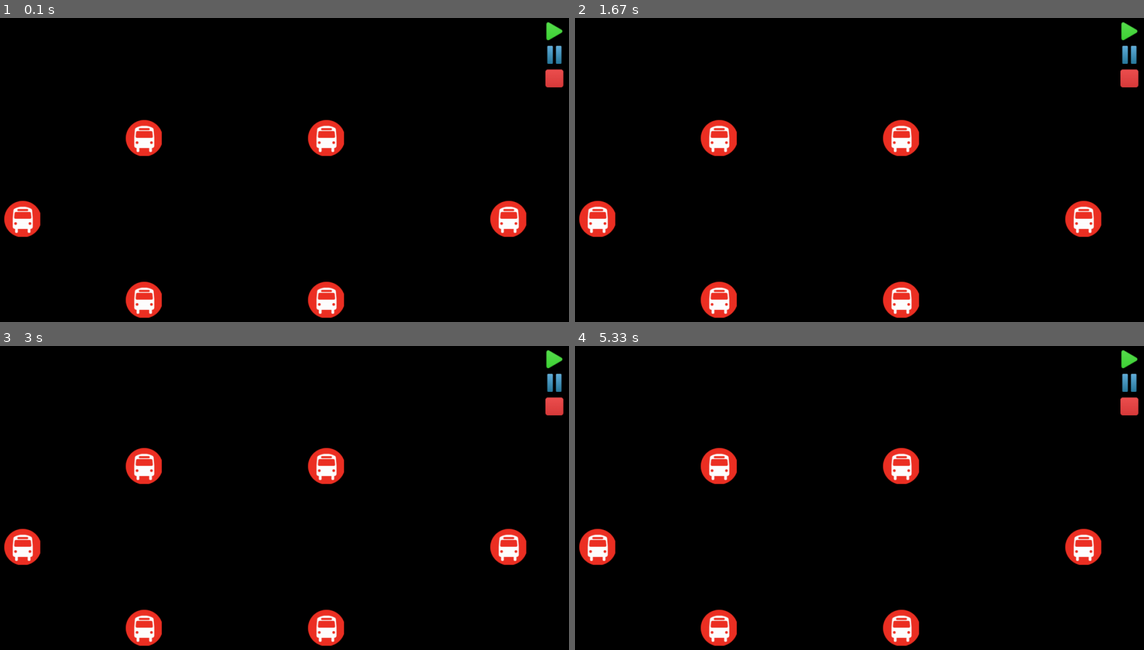
Above: before the commit, frames 1-4 (two rows, left to right).
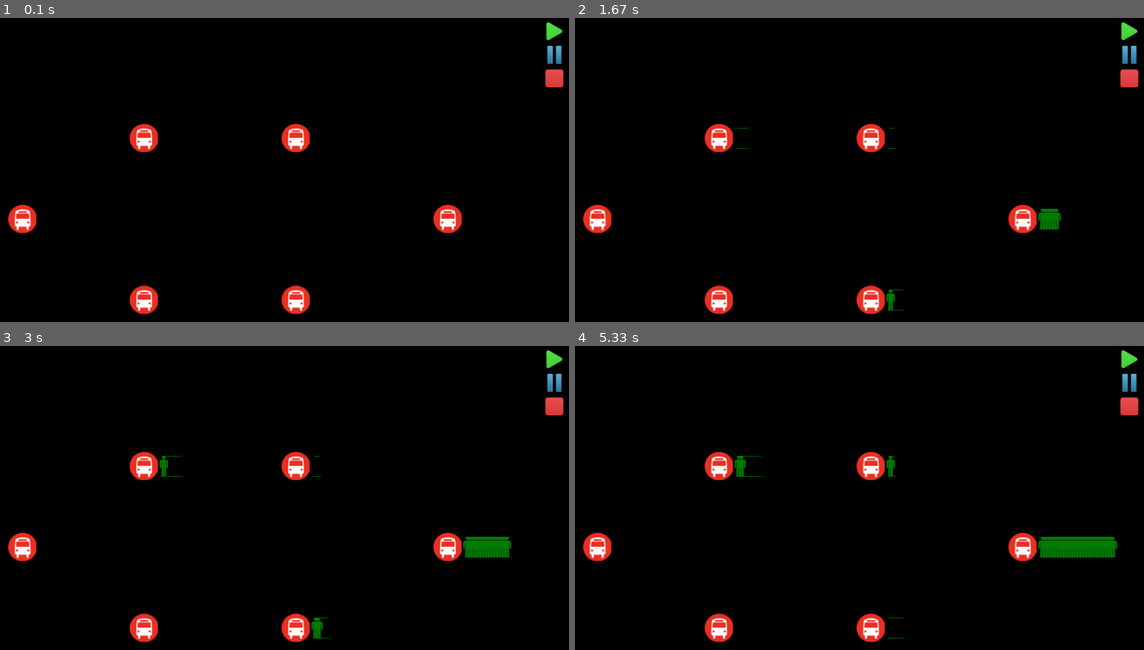
Above: after the commit, the same moments.

Repository: yujiakimoto/PySimio
Game: pygame game, started from animation.py
The game is run twice, just before and just after one commit, with the same random seed, the same clock (stepped at 60 frames per second) and the same inputs.
Inputs (mouse positions are in pixels of both pictures, inside the frame that each line leads up to):
- Up to frame 1 (0.1 s): no input
- Up to frame 2 (1.67 s): click (1126, 30) at 0.38 s
- Up to frame 3 (3 s): no input
- Up to frame 4 (5.33 s): no input

The runs differ from the first frame. In frame 1, 4.4% of the frame differs, in the area x 0-93%, y 33-99%; in frame 2, 4.6%; in frame 3, 4.8%; in frame 4, 5.0%, in the area x 0-96%, y 33-99%.

Commit message:
Updated animation

Diff:
--- a/animation.py
+++ b/animation.py
@@ -7,7 +7,7 @@
 def create_map(arrival_times=None):
 
     if arrival_times is None:
-        rate = 5
+        rate = 20
         num_people = 20
 
         weg_e_com_e = list(np.cumsum(np.random.exponential(rate, num_people)))
@@ -38,11 +38,15 @@
     route3 = Route([depot, weg_east, com_east, com_west, weg_west, depot], [0.5, 2, 2, 2, 0.5], 3)
 
     bus1 = Bus('Bus 1', route1)
-    bus2 = Bus('The Kenta Bus', route2)
+    bus2 = Bus('Bus 2', route2)
+    bus3 = Bus('Bus 3', route3)
+    bus4 = Bus('Bus 4', route1)
+    bus5 = Bus('Bus 5', route2)
+    bus6 = Bus('Bus 6', route3)
 
-    return Map([route1, route2, route3], [bus1, bus2],
+    return Map([route1, route2, route3], [bus1,  bus2, bus3, bus4, bus5, bus6],
                {'TDOG Depot': depot, 'Wegmans-Eastbound': weg_east, 'Wegmans-Westbound': weg_west,
-                'Commons-Eastbound': com_east, 'Commons-Westbound': com_west, 'Collegetown': ctown})
+                'Commons-Eastbound': com_east, 'Commons-Westbound': com_west, 'Collegetown': ctown},)
 
 
 def make_button(picture, coords, surface):
@@ -65,26 +69,29 @@
     pause = make_button('images/pause.png', (width - 0.5*button_size - margin, 1.5*button_size + 2*margin), screen)
     stop = make_button('images/stop.png', (width - 0.5*button_size - margin, 2.5*button_size + 3*margin), screen)
 
-    coordinates = {'TDOG Depot': (0.1*width, 0.5*height),
-                   'Wegmans-Eastbound': (0.3*width, 0.3*height),
-                   'Wegmans-Westbound': (0.3*width, 0.7*height),
-                   'Commons-Eastbound': (0.6*width, 0.3*height),
-                   'Commons-Westbound': (0.6*width, 0.7*height),
-                   'Collegetown': (0.9*width, 0.5*height)}
+    stop_coordinates = {'TDOG Depot': (0.1*width, 0.5*height),
+                        'Wegmans-Eastbound': (0.3*width, 0.3*height),
+                        'Wegmans-Westbound': (0.3*width, 0.7*height),
+                        'Commons-Eastbound': (0.55*width, 0.3*height),
+                        'Commons-Westbound': (0.55*width, 0.7*height),
+                        'Collegetown': (0.8*width, 0.5*height)}
 
     bus_stop_icons = {}
     for bus_stop in map.bus_stops.values():
-        bus_stop_icons[bus_stop.name] = make_button('images/bus_stop.png', coordinates[bus_stop.name], screen)
+        bus_stop_icons[bus_stop.name] = make_button('images/bus_stop.png', stop_coordinates[bus_stop.name], screen)
 
     while True:
         for event in pygame.event.get():
+            # exit simulation
             if event.type == pygame.QUIT:
                 sys.exit()
+            # start simulation
             if event.type == pygame.MOUSEBUTTONDOWN and event.button == 1:
                 mouse = pygame.mouse.get_pos()
                 if start[1].collidepoint(mouse):
+                    # TODO: disable start button after clicking?
                     print('Start')
-                    map.simulate(18*60)
+                    map.simulate(18*60, animate=True, surface=screen, coordinates=stop_coordinates)
 
         pygame.display.flip()
 
--- a/pySimio.py
+++ b/pySimio.py
@@ -1,4 +1,6 @@
 import numpy as np
+import pygame
+from time import sleep
 
 
 class Event:
@@ -9,7 +11,7 @@
         self.type = event_type
 
     def print_event(self):
-        print ("{} : {} event at {} at t = {}".format(self.bus.name, self.type, self.bus_stop.name, self.time))
+        print("{} : {} event at {} at t = {}".format(self.bus.name, self.type, self.bus_stop.name, self.time))
 
 
 class Map:
@@ -19,17 +21,18 @@
         self.bus_stops = bus_stops
         self.event_queue = []
 
-    # TODO: implement pause, stop methods
-
-    def simulate(self, max_time, debug=False):
+    def simulate(self, max_time, debug=False, animate=False, **settings):
 
         time = 0
         for bus in self.buses:
             if bus.route == self.routes[1]:         # buses on Route 2 must start at depot, then change
                 bus.change_route(self.routes[0])
-
             # TODO: implement staggered departures
             self.event_queue.append(Event(0, bus, self.bus_stops['TDOG Depot'], 'departure'))
+
+        if animate:
+            for bus_stop in self.bus_stops.values():
+                bus_stop.add_animation(settings['surface'], settings['coordinates'][bus_stop.name])
 
         while time < max_time:
 
@@ -68,7 +71,17 @@
                 arv_event = next_event.bus.depart(next_event.bus_stop, next_event.time, time + delay)
                 self.event_queue.append(arv_event)
             if debug:
-                print ('')
+                print('')
+
+        print('Simulation complete')
+
+    def pause(self):
+        # TODO: pause simulation
+        pass
+
+    def stop(self):
+        # TODO: stop and reset
+        pass
 
     def collect_stats(self):
         """ called after the simulation to collect the stats
@@ -76,9 +89,9 @@
         # traveling distance for each bus
         stats = {}
         total_traveled = 0
-        for b in self.buses:
-            stats[b.name + " distance"] = b.distance
-            total_traveled += b.distance
+        for bus in self.buses:
+            stats[bus.name + " distance"] = bus.distance
+            total_traveled += bus.distance
         stats['total distance'] = total_traveled
 
         return stats
@@ -217,8 +230,32 @@
         self.people_waiting = []    # list of people waiting at this stop; initially empty
         self.times = {}             # dict of arrival times (key:destination, value:list of times)
 
+        self.prev_num_waiting = 0
+        self.animate = False
+        self.surface = None
+        self.surface_pos = ()
+
     def add_data(self, times):
         self.times = times
+
+    def add_animation(self, surface, coords):
+        self.animate = True
+        self.surface = surface
+        self.surface_pos = coords
+
+    def update_animation(self, surface):
+        clear = pygame.image.load('images/rectangle.png')
+        for i in range(self.prev_num_waiting):
+            clear_rect = clear.get_rect()
+            clear_rect.center = (self.surface_pos[0] + 35 + 5*i, self.surface_pos[1])
+            surface.blit(clear, clear_rect)
+
+        person = pygame.image.load('images/person.png')
+        for i in range(self.num_waiting):
+            person_rect = person.get_rect()
+            person_rect.center = (self.surface_pos[0] + 35 + 5*i, self.surface_pos[1])
+            surface.blit(person, person_rect)
+        self.prev_num_waiting = self.num_waiting
 
     def arrival(self, person):
         """Models the arrival of a person to a bus stop"""
@@ -234,6 +271,10 @@
                     arrival_times.remove(arrival_time)
                 else:
                     break
+        if self.animate:
+            self.update_animation(self.surface)
+            sleep(0.01)
+            pygame.display.flip()
 
 
 class Person:
@@ -281,5 +322,3 @@
         self.stops = stop_list
         self.distances = distance_list
         self.num = number
-
-        # TODO: all buses should start at Depot, including those on Route 2
Binary file changed: images/bus_stop.png
Binary file added: images/person.png
Binary file added: images/rectangle.png
